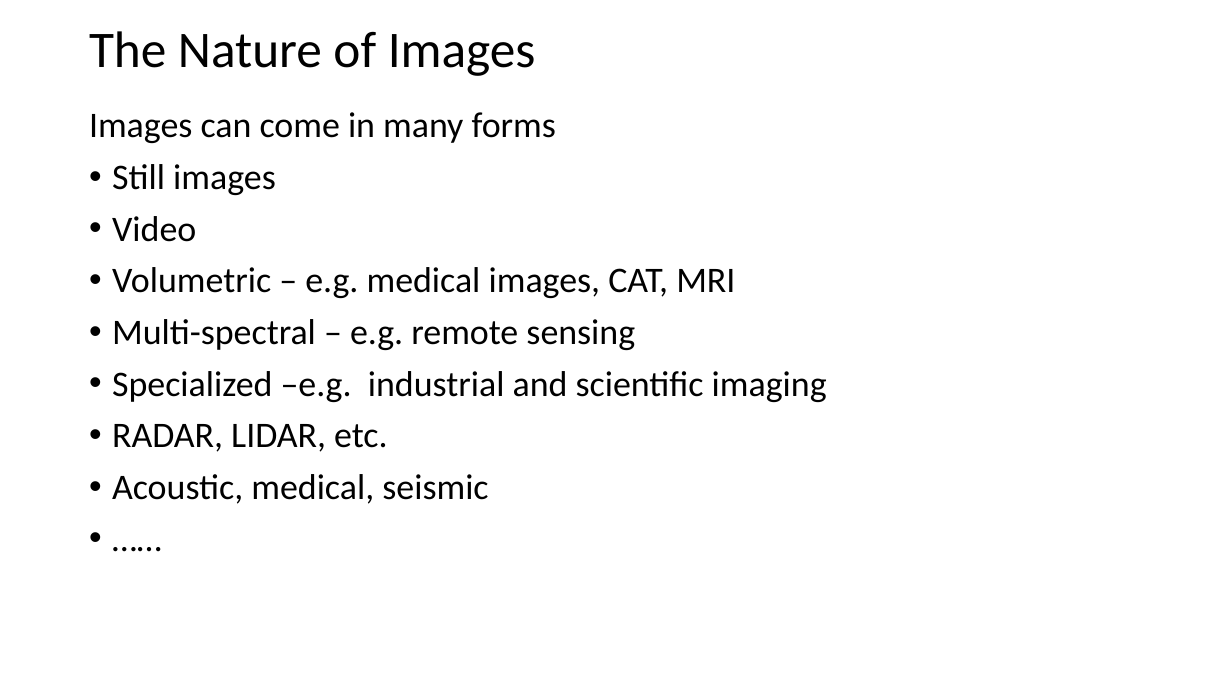
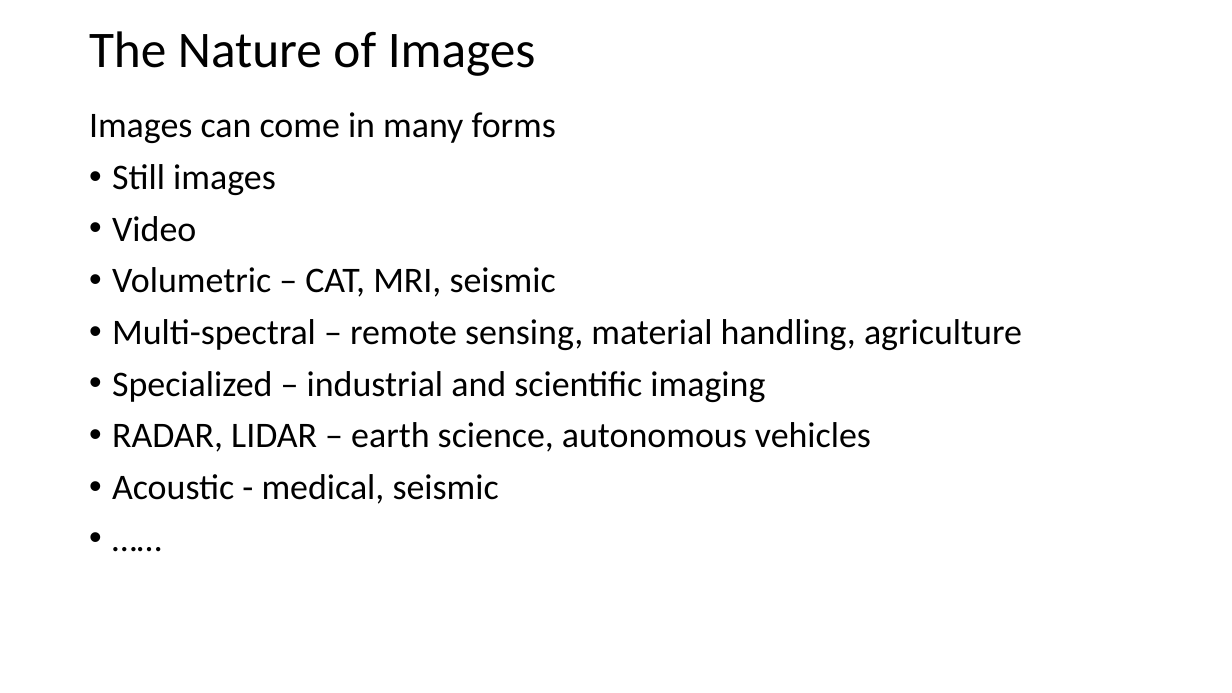
Before and after one commit to StephenElston/CSCI-E25, a slide deck: slide 18 of Slides/1_Introduction.pptx. Drawn at 1232x693 pixels with LibreOffice and Linux fonts; fonts in the diff are those of the drawing. Boxes give left, top, right and bottom in pixels: in the first picture for what was removed or moved away, otherwise in the second. Text is boxed around its words. In the diff, an @@ line names an element or a change of style, - is before the commit and + after.

Commit message:
Corrected typos noticed in lecture

```diff
--- a/Slides/1_Introduction.pptx
+++ b/Slides/1_Introduction.pptx
@@ text at box(112, 267, 1022, 504): text changed @@
-• Volumetric – e.g. medical images, CAT, MRI
-• Multi-spectral – e.g. remote sensing
-• Specialized –e.g. industrial and scientific imaging
-• RADAR, LIDAR, etc.
-• Acoustic, medical, seismic
+• Volumetric – CAT, MRI, seismic
+• Multi-spectral – remote sensing, material handling, agriculture
+• Specialized – industrial and scientific imaging
+• RADAR, LIDAR – earth science, autonomous vehicles
+• Acoustic - medical, seismic
```
Also in this commit, not shown: 8 other slides changed.
